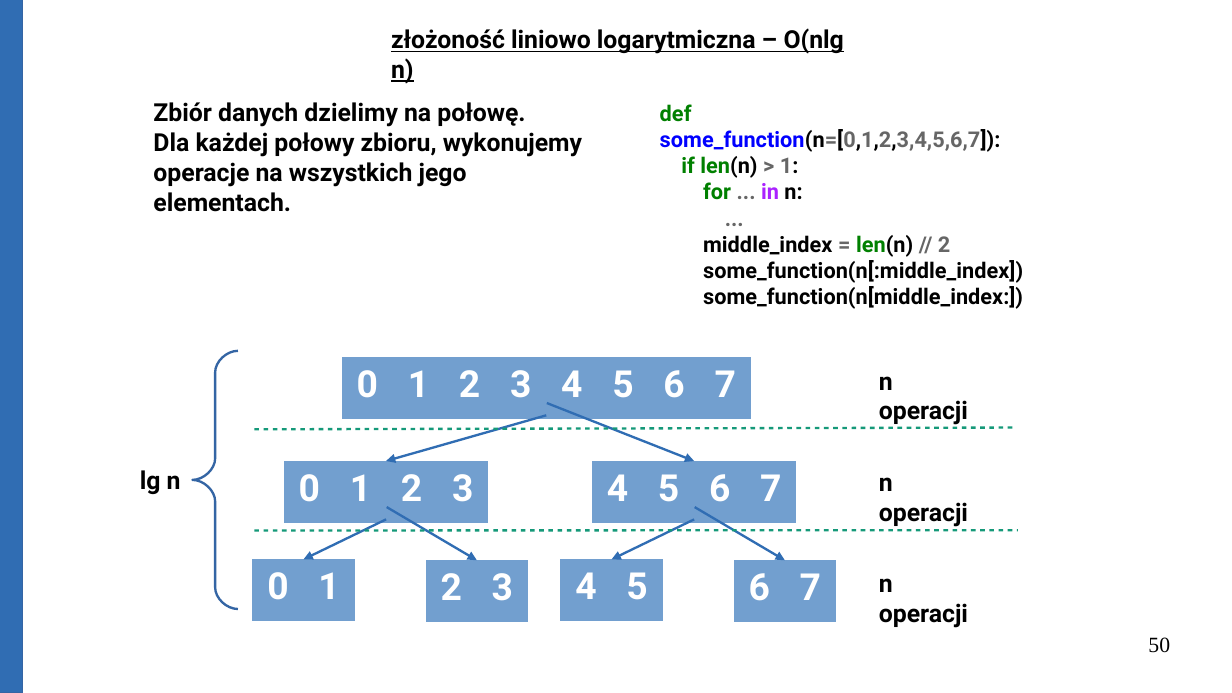
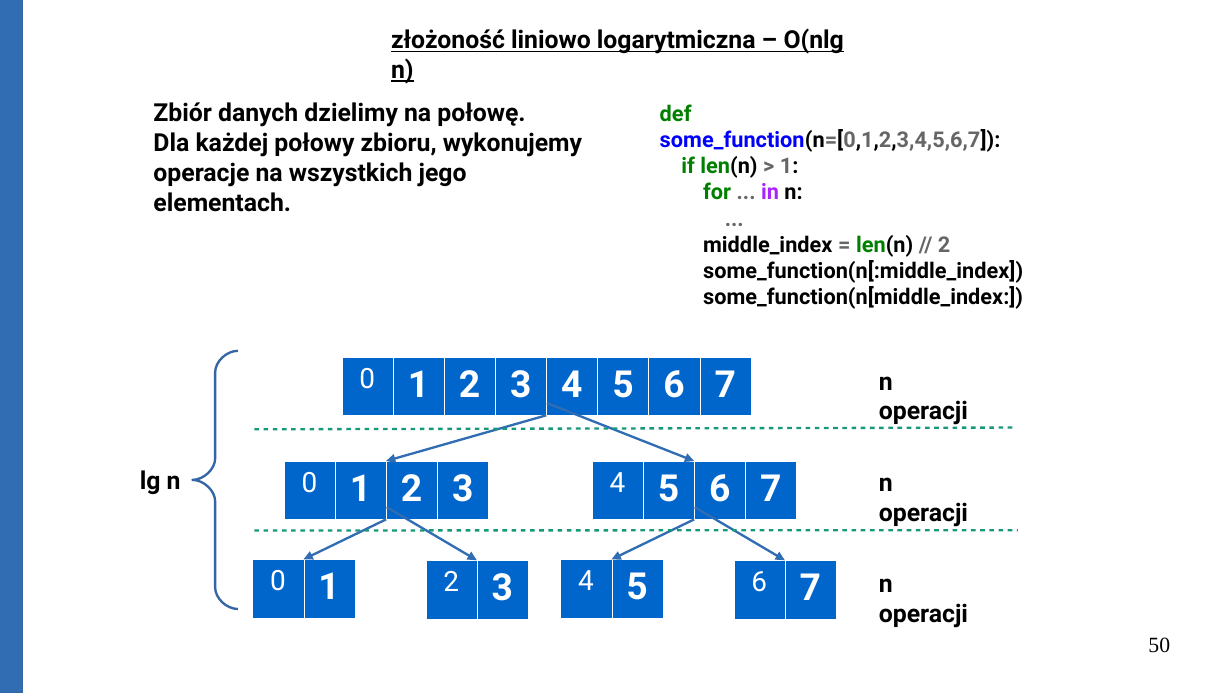
Before and after one commit to Michael-Wisniewski/algorithmic-workshop, a slide deck: slide 50 of Big_O.odp. Drawn at 1232x693 pixels with LibreOffice and Linux fonts; fonts in the diff are those of the drawing. Boxes give left, top, right and bottom in pixels: in the first picture for what was removed or moved away, otherwise in the second. Text is boxed around its words. In the diff, an @@ line names an element or a change of style, - is before the commit and + after.

```diff
--- a/Big_O.odp
+++ b/Big_O.odp
@@ table at (342,357,754,415) @@
@@ fill #729FCF to #0066CC in row 1 @@
@@ size 24 to 18 pt, bold off in "0" @@
@@ borders changed @@
@@ table at (284,462,490,520) @@
@@ fill #729FCF to #0066CC in row 1 @@
@@ size 24 to 18 pt, bold off in "0" @@
@@ borders changed @@
@@ table at (593,462,798,520) @@
@@ fill #729FCF to #0066CC in row 1 @@
@@ size 24 to 18 pt, bold off in "4" @@
@@ borders changed @@
@@ table at (253,560,356,618) @@
@@ fill #729FCF to #0066CC in row 1 @@
@@ size 24 to 18 pt, bold off in "0" @@
@@ borders changed @@
@@ table at (426,560,529,618) @@
@@ fill #729FCF to #0066CC in row 1 @@
@@ size 24 to 18 pt, bold off in "2" @@
@@ borders changed @@
@@ table at (561,560,664,618) @@
@@ fill #729FCF to #0066CC in row 1 @@
@@ size 24 to 18 pt, bold off in "4" @@
@@ borders changed @@
@@ table at (735,560,837,618) @@
@@ fill #729FCF to #0066CC in row 1 @@
@@ size 24 to 18 pt, bold off in "6" @@
@@ borders changed @@
```
Also in this commit, not shown: 23 other slides changed, 3 other files.
